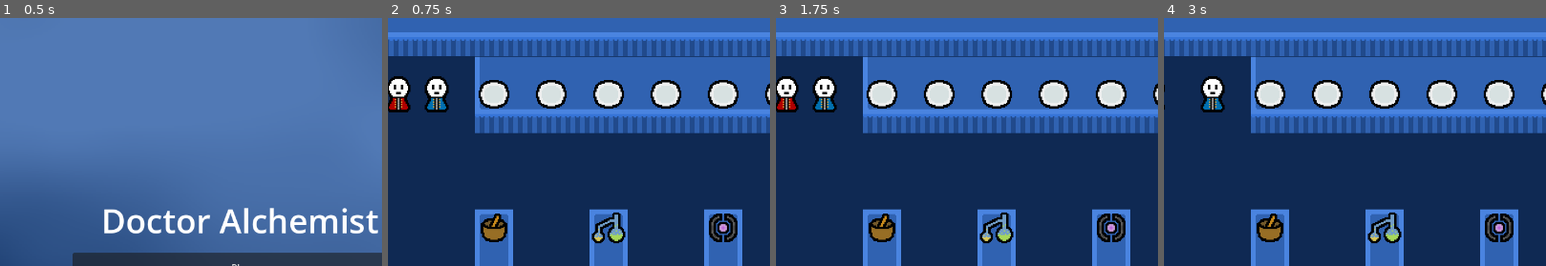
Above: before the commit, frames 1-4 (left to right).
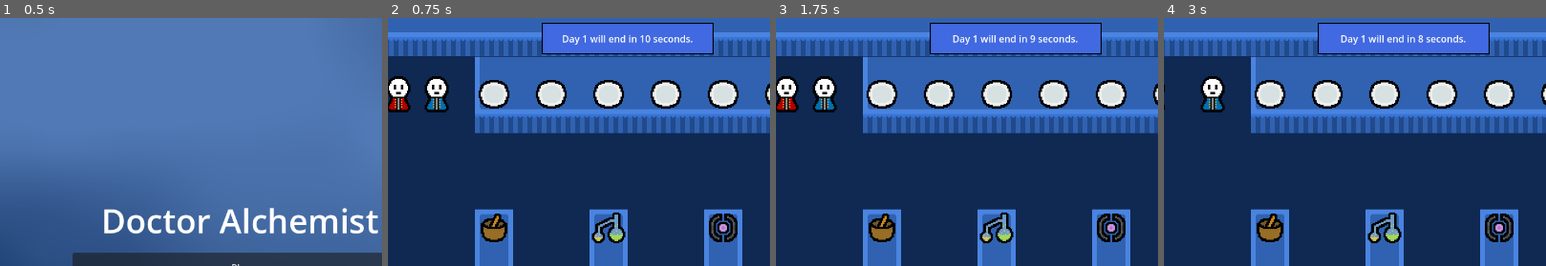
Above: after the commit, the same moments.

Repository: gwompy/doctor-alchemist
Game: Godot game, scene res://scenes/title_screen.tscn
Same seed, same stepped clock (60 frames per second), same inputs: the game is played once before the commit and once after it.
Inputs:
- Up to frame 1 (0.5 s): no input
- Up to frame 2 (0.75 s): click "Play" at 0.5 s
- Up to frame 3 (1.75 s): tap Enter at 1.25 s; hold Q (interact_player0) from 1.28 s (still down)
- Up to frame 4 (3 s): tap Space at 2 s; release Q (interact_player0) at 2.03 s; tap U (interact_player1) at 2.1 s; tap Enter at 2.75 s; hold A (key_a) from 2.78 s (still down)
The pictures show only the part of the screen within x 19-69%, y 0-50%; the shares and areas given below are measured in that part.

Frame 1 is identical in both runs. In frame 2, 5.4% of the frame differs, in the area x 40-86%, y 1-15%; in frame 3, 5.4%; in frame 4, 5.4%.

Commit message:
Added day cycle
+ transition screen
+ statistics

Diff:
--- a/project.godot
+++ b/project.godot
@@ -20,6 +20,7 @@
 [autoload]
 
 Globals="*res://scripts/Globals.gd"
+TransitionScreen="*res://scenes/transition_screen.tscn"
 
 [debug]
 
--- /dev/null
+++ b/scenes/day_over_menu.tscn
@@ -0,0 +1,139 @@
+[gd_scene load_steps=11 format=3 uid="uid://btyavi7ps13b4"]
+
+[ext_resource type="Script" path="res://scripts/report_title.gd" id="1_eyr2r"]
+[ext_resource type="Script" path="res://scripts/p2_info.gd" id="2_am0xd"]
+[ext_resource type="Script" path="res://scripts/p1_info.gd" id="2_ihgoo"]
+[ext_resource type="Script" path="res://scripts/both_info.gd" id="2_kqxqc"]
+[ext_resource type="Script" path="res://scripts/continue_button.gd" id="3_sucij"]
+
+[sub_resource type="Gradient" id="Gradient_xvsi4"]
+offsets = PackedFloat32Array(0.12963, 0.856481)
+colors = PackedColorArray(0.0741, 0.20046, 0.39, 1, 0.3195, 0.4757, 0.71, 1)
+
+[sub_resource type="FastNoiseLite" id="FastNoiseLite_ric4t"]
+noise_type = 5
+frequency = 0.001
+
+[sub_resource type="NoiseTexture2D" id="NoiseTexture2D_onq6r"]
+color_ramp = SubResource("Gradient_xvsi4")
+noise = SubResource("FastNoiseLite_ric4t")
+
+[sub_resource type="LabelSettings" id="LabelSettings_oo6m7"]
+font_size = 56
+
+[sub_resource type="Texture2DRD" id="Texture2DRD_b6eud"]
+
+[node name="DayOverMenu" type="Control"]
+layout_mode = 3
+anchors_preset = 15
+anchor_right = 1.0
+anchor_bottom = 1.0
+grow_horizontal = 2
+grow_vertical = 2
+
+[node name="TextureRect" type="TextureRect" parent="."]
+layout_mode = 1
+anchors_preset = 15
+anchor_right = 1.0
+anchor_bottom = 1.0
+grow_horizontal = 2
+grow_vertical = 2
+texture = SubResource("NoiseTexture2D_onq6r")
+
+[node name="ReportTitle" type="Label" parent="TextureRect"]
+layout_mode = 2
+offset_left = 248.0
+offset_top = 56.0
+offset_right = 1024.0
+offset_bottom = 133.0
+label_settings = SubResource("LabelSettings_oo6m7")
+horizontal_alignment = 1
+script = ExtResource("1_eyr2r")
+
+[node name="CenterCont" type="VBoxContainer" parent="TextureRect"]
+layout_mode = 1
+anchors_preset = 7
+anchor_left = 0.5
+anchor_top = 1.0
+anchor_right = 0.5
+anchor_bottom = 1.0
+offset_left = -208.0
+offset_top = -568.0
+offset_right = 219.0
+offset_bottom = -288.0
+grow_horizontal = 2
+grow_vertical = 0
+
+[node name="BothInfo" type="Label" parent="TextureRect/CenterCont"]
+custom_minimum_size = Vector2(1, 1)
+layout_mode = 2
+theme_override_font_sizes/font_size = 26
+autowrap_mode = 3
+script = ExtResource("2_kqxqc")
+
+[node name="Bottom-CenterCont" type="VBoxContainer" parent="TextureRect"]
+layout_mode = 1
+anchors_preset = 7
+anchor_left = 0.5
+anchor_top = 1.0
+anchor_right = 0.5
+anchor_bottom = 1.0
+offset_left = -207.0
+offset_top = -220.0
+offset_right = 207.0
+offset_bottom = -40.0
+grow_horizontal = 2
+grow_vertical = 0
+theme_override_constants/separation = 16
+
+[node name="ContinueButton" type="Button" parent="TextureRect/Bottom-CenterCont"]
+custom_minimum_size = Vector2(0, 50)
+layout_mode = 2
+size_flags_horizontal = 3
+size_flags_vertical = 3
+theme_override_font_sizes/font_size = 26
+icon = SubResource("Texture2DRD_b6eud")
+script = ExtResource("3_sucij")
+
+[node name="Right-CenterCont" type="VBoxContainer" parent="TextureRect"]
+layout_mode = 2
+anchor_left = 0.837
+anchor_top = 1.0
+anchor_right = 0.837
+anchor_bottom = 1.0
+offset_left = -199.36
+offset_top = -568.0
+offset_right = 200.64
+offset_bottom = -282.0
+grow_horizontal = 2
+grow_vertical = 0
+
+[node name="P2Info" type="Label" parent="TextureRect/Right-CenterCont"]
+custom_minimum_size = Vector2(1, 1)
+layout_mode = 2
+theme_override_font_sizes/font_size = 26
+autowrap_mode = 3
+script = ExtResource("2_am0xd")
+
+[node name="Left-CenterCont" type="VBoxContainer" parent="TextureRect"]
+layout_mode = 1
+anchors_preset = -1
+anchor_left = 0.179
+anchor_top = 1.0
+anchor_right = 0.179
+anchor_bottom = 1.0
+offset_left = -221.12
+offset_top = -568.0
+offset_right = 205.88
+offset_bottom = -288.0
+grow_horizontal = 2
+grow_vertical = 0
+
+[node name="P1Info" type="Label" parent="TextureRect/Left-CenterCont"]
+custom_minimum_size = Vector2(1, 1)
+layout_mode = 2
+theme_override_font_sizes/font_size = 26
+autowrap_mode = 3
+script = ExtResource("2_ihgoo")
+
+[connection signal="pressed" from="TextureRect/Bottom-CenterCont/ContinueButton" to="TextureRect/Bottom-CenterCont/ContinueButton" method="_on_pressed"]
--- /dev/null
+++ b/scenes/transition_screen.tscn
@@ -0,0 +1,74 @@
+[gd_scene load_steps=6 format=3 uid="uid://nyfwmdqx5tlp"]
+
+[ext_resource type="Script" path="res://scripts/transition_screen.gd" id="1_onkbq"]
+
+[sub_resource type="Animation" id="Animation_6x2bh"]
+length = 0.001
+tracks/0/type = "value"
+tracks/0/imported = false
+tracks/0/enabled = true
+tracks/0/path = NodePath("ColorRect:modulate")
+tracks/0/interp = 1
+tracks/0/loop_wrap = true
+tracks/0/keys = {
+"times": PackedFloat32Array(0),
+"transitions": PackedFloat32Array(1),
+"update": 0,
+"values": [Color(1, 1, 1, 0)]
+}
+
+[sub_resource type="Animation" id="Animation_1d8ow"]
+resource_name = "fade_in"
+tracks/0/type = "value"
+tracks/0/imported = false
+tracks/0/enabled = true
+tracks/0/path = NodePath("ColorRect:modulate")
+tracks/0/interp = 1
+tracks/0/loop_wrap = true
+tracks/0/keys = {
+"times": PackedFloat32Array(0, 1),
+"transitions": PackedFloat32Array(1, 1),
+"update": 0,
+"values": [Color(1, 1, 1, 1), Color(1, 1, 1, 0)]
+}
+
+[sub_resource type="Animation" id="Animation_rs0ac"]
+resource_name = "fade_out"
+tracks/0/type = "value"
+tracks/0/imported = false
+tracks/0/enabled = true
+tracks/0/path = NodePath("ColorRect:modulate")
+tracks/0/interp = 1
+tracks/0/loop_wrap = true
+tracks/0/keys = {
+"times": PackedFloat32Array(0, 1),
+"transitions": PackedFloat32Array(1, 1),
+"update": 0,
+"values": [Color(1, 1, 1, 0), Color(1, 1, 1, 1)]
+}
+
+[sub_resource type="AnimationLibrary" id="AnimationLibrary_7rjqh"]
+_data = {
+"RESET": SubResource("Animation_6x2bh"),
+"fade_in": SubResource("Animation_1d8ow"),
+"fade_out": SubResource("Animation_rs0ac")
+}
+
+[node name="TransitionScreen" type="CanvasLayer"]
+script = ExtResource("1_onkbq")
+
+[node name="ColorRect" type="ColorRect" parent="."]
+modulate = Color(1, 1, 1, 0)
+anchors_preset = 15
+anchor_right = 1.0
+anchor_bottom = 1.0
+grow_horizontal = 2
+grow_vertical = 2
+size_flags_horizontal = 4
+size_flags_vertical = 4
+color = Color(0, 0, 0, 1)
+
+[node name="AnimationPlayer" type="AnimationPlayer" parent="."]
+libraries = {
+"": SubResource("AnimationLibrary_7rjqh")
+}
--- a/scenes/world.tscn
+++ b/scenes/world.tscn
@@ -11,6 +11,7 @@
 [ext_resource type="Script" path="res://scripts/FPSLabel.gd" id="8_5gut6"]
 [ext_resource type="PackedScene" uid="uid://mc5offyj85y8" path="res://scenes/energy_extractor.tscn" id="8_spgs5"]
 [ext_resource type="PackedScene" uid="uid://dc4ernrptw40u" path="res://scenes/cauldron.tscn" id="9_sb7pp"]
+[ext_resource type="Script" path="res://scripts/Daytimer.gd" id="12_afxtg"]
 
 [node name="World" type="Node2D"]
 script = ExtResource("1_ewm4p")
@@ -173,3 +174,12 @@
 offset_right = 128.0
 offset_bottom = 64.0
 script = ExtResource("8_5gut6")
+
+[node name="DayTimer" type="Label" parent="."]
+offset_left = 496.0
+offset_top = 8.0
+offset_right = 784.0
+offset_bottom = 61.0
+horizontal_alignment = 1
+vertical_alignment = 1
+script = ExtResource("12_afxtg")
--- /dev/null
+++ b/scripts/Daytimer.gd
@@ -0,0 +1,33 @@
+extends Node
+
+
+
+@onready var label = $"../DayTimer"
+var time_left = 10.0
+
+
+func _ready():
+	var stylebox = StyleBoxFlat.new()
+	stylebox.bg_color = Color(0.254902, 0.411765, 0.882353, 1)  #
+	stylebox.border_color = Color(0, 0, 0, 1)  #Black
+	stylebox.border_width_top = 2
+	stylebox.border_width_bottom = 2
+	stylebox.border_width_left = 2
+	stylebox.border_width_right = 2
+	set("theme_override_styles/normal", stylebox)
+
+
+func _process(delta):
+	if time_left > 0:
+		time_left -= delta
+
+		#Godot variant of f-strings
+		label.text = "Day {0} will end in {1} seconds.".format([Globals.day, int(ceil(time_left))])
+	else:
+		label.text = "The day is over."
+
+		if Globals.day_incremented == false:
+			Globals.day += 1
+			Globals.day_incremented = true
+		#fade transition begins
+		TransitionScreen.transition("res://scenes/day_over_menu.tscn")
--- a/scripts/GarbageCrate.gd
+++ b/scripts/GarbageCrate.gd
@@ -8,11 +8,25 @@
 		node.connect("player_interacted", _on_player_interacted)
 
 func _on_player_interacted(player_id: int, interactable_id: int, item: Item) -> void:
+
+
 	# make sure the correct plate is being edited
 	if get_crate().interactable_id == interactable_id:
+
+
+
 		# if the player isnt holding an item and there is stock of items, emit the crate_opened signal
 		if item.item_id != Globals.ItemID.NONE:
 			emit_signal("garbage_clicked", player_id, interactable_id, get_node("../Item").duplicate())
+
+			#update stats!
+			if player_id == 0:
+				Globals.thrown0 += 1
+			elif player_id == 1:
+				Globals.thrown1 += 1
+			else:
+				print("I recieved ", player_id , "As a player id. This should be 1 or 0.")
+
 		else: return
 	else:
 		return
--- a/scripts/Globals.gd
+++ b/scripts/Globals.gd
@@ -57,6 +57,27 @@
 	ItemID.LIZARDS_TAIL: 99,
 }
 
+#creates the day counter
+var day = 1
+
+#allows the day to change
+var day_incremented = false
+
+
+"""
+0 - Player 1
+1 - Player 2
+doing it like this just in case the equivalent of potions{player_id} is necessary - B
+"""
+#for statistics
+
+var potions0 = 0
+var potions1 = 0
+var slimes0 = 0
+var slimes1 = 0
+var thrown0 = 0
+var thrown1 = 0
+
 func ready():
 	none_item = Item.new()
 	none_item.set_item_id(ItemID.NONE)
--- a/scripts/World.gd
+++ b/scripts/World.gd
@@ -1,8 +1,10 @@
 extends Node2D
 
 func _ready() -> void:
+
 	get_node("Player1/HandHitbox").add_to_group("player_hands_one")
 	get_node("Player2/HandHitbox").add_to_group("player_hands_two")
+
 
 # Called every frame. 'delta' is the elapsed time since the previous frame.
 func _process(_delta) -> void:
--- /dev/null
+++ b/scripts/both_info.gd
@@ -0,0 +1,12 @@
+extends Label
+
+
+# Called when the node enters the scene tree for the first time.
+func _ready():
+
+	#stats for both players are added for this label.
+	get_node("/root/DayOverMenu/TextureRect/CenterCont/BothInfo").text = """
+	• You both cured {0} slimes
+	• You both threw away {1} items
+	• You both made {2} potions
+	""".format([(Globals.slimes1+Globals.slimes0),(Globals.thrown1+Globals.thrown0),(Globals.potions1+Globals.potions0)])
--- /dev/null
+++ b/scripts/continue_button.gd
@@ -0,0 +1,25 @@
+extends Button
+
+
+# Called when the node enters the scene tree for the first time.
+func _ready():
+	get_node("/root/DayOverMenu/TextureRect/Bottom-CenterCont/ContinueButton").text = "Continue to day {0}".format([Globals.day])
+
+
+#runs when button is clicked
+func _on_pressed():
+
+	#allows the day to change
+	Globals.day_incremented = false
+
+	#resets the statistics
+	Globals.potions0 = 0
+	Globals.potions1 = 0
+	Globals.slimes0 = 0
+	Globals.slimes1 = 0
+	Globals.thrown0 = 0
+	Globals.thrown1 = 0
+
+
+	#returns to the kitchen
+	TransitionScreen.transition("res://scenes/world.tscn")
--- /dev/null
+++ b/scripts/p1_info.gd
@@ -0,0 +1,10 @@
+extends Label
+
+
+# Called when the node enters the scene tree for the first time.
+func _ready():
+	get_node("/root/DayOverMenu/TextureRect/Left-CenterCont/P1Info").text = """
+	• Player 1 cured {0} slimes
+	• Player 1 threw away {1} items
+	• Player 1 made {2} potions
+	""".format([Globals.slimes0,Globals.thrown0,Globals.potions0])
--- /dev/null
+++ b/scripts/p2_info.gd
@@ -0,0 +1,10 @@
+extends Label
+
+
+# Called when the node enters the scene tree for the first time.
+func _ready():
+	get_node("/root/DayOverMenu/TextureRect/Right-CenterCont/P2Info").text = """
+	• Player 2 cured {0} slimes
+	• Player 2 threw away {1} items
+	• Player 2 made {2} potions
+	""".format([Globals.slimes1,Globals.thrown1,Globals.potions1])
--- /dev/null
+++ b/scripts/report_title.gd
@@ -0,0 +1,8 @@
+extends Label
+
+
+# Called when the node enters the scene tree for the first time.
+func _ready():
+
+	#Globals has 1 less value because we change the day before it is called.
+	get_node("/root/DayOverMenu/TextureRect/ReportTitle").text = "Day {0} Report:".format([Globals.day-1])
--- /dev/null
+++ b/scripts/transition_screen.gd
@@ -0,0 +1,31 @@
+extends CanvasLayer
+
+
+signal on_transition_finished
+
+@onready var color_rect = $ColorRect
+@onready var animation_player = $AnimationPlayer
+
+var next_scene = ""
+
+# Called when the node enters the scene tree for the first time.
+func _ready():
+	color_rect.visible = false
+	animation_player.animation_finished.connect(_on_animation_finished)
+
+func _on_animation_finished(anim_name):
+
+	#Checks whether the scene should fade in or fade out
+	if anim_name == "fade_out":
+		on_transition_finished.emit()
+		get_tree().change_scene_to_file(next_scene)
+		animation_player.play("fade_in")
+	elif anim_name == "fade_in":
+		color_rect.visible = false
+
+func transition(scene):
+
+	next_scene = scene
+	#all transitions begin with a fade in
+	color_rect.visible = true
+	animation_player.play("fade_out")
Not shown: 1 places in scenes/title_screen.tscn that only renumber resources
Not shown: 1 places in scenes/world.tscn that only renumber resources
